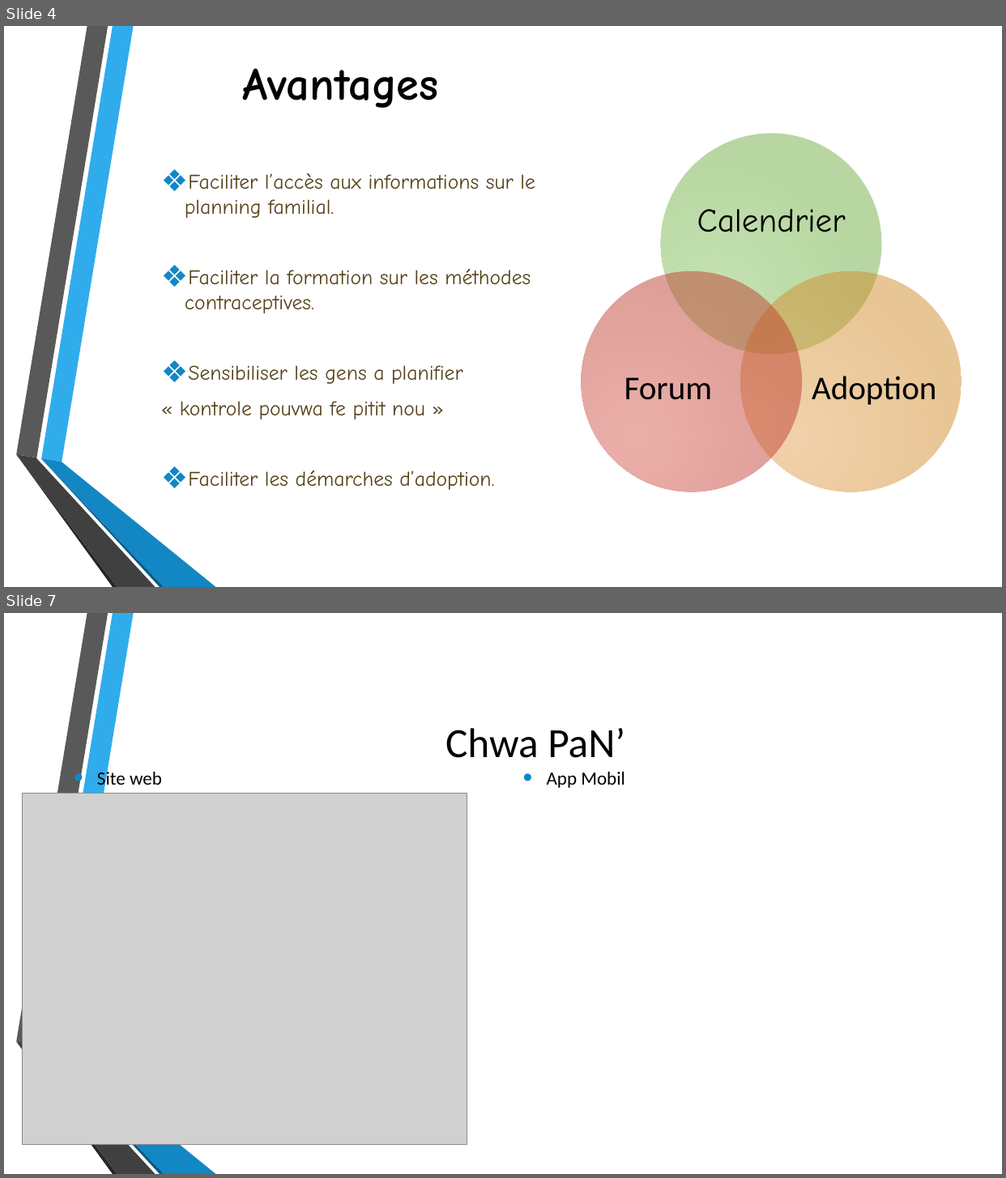
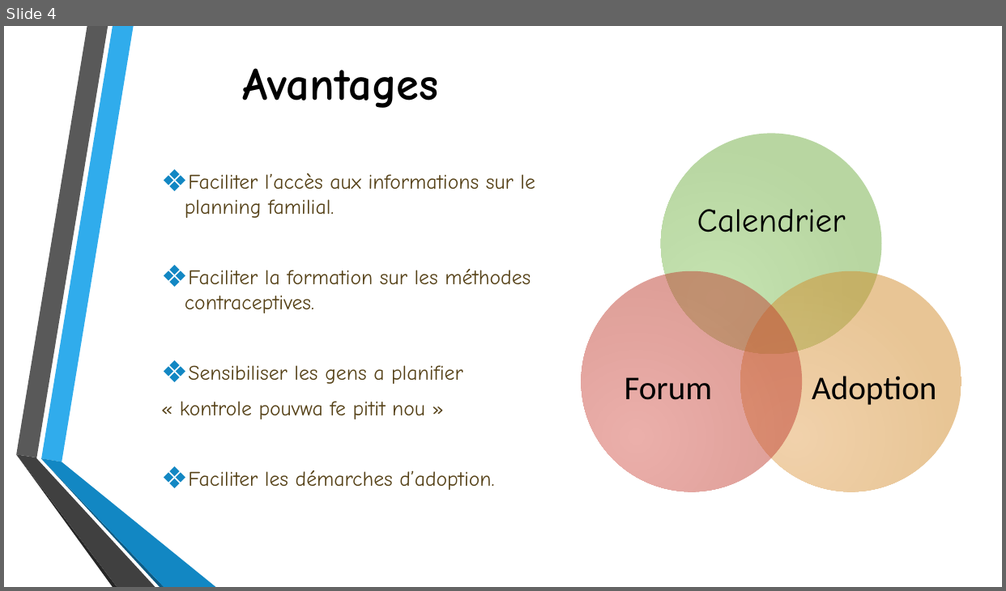
Before and after one commit to LysAMa/womenHackathon, a slide deck: Presentation/Chwa PaN’ - presentation2.pptx. Shown one above the other, each under a label of ours: slides 4 and 7 before the commit, slide 4 after it; the slides between them are not shown. The pictures are 1006x1178 and 1006x591 pixels, drawn with LibreOffice and Linux fonts; fonts in the diff are those of the drawing; grey boxes stand for pictures; background and template pictures are left out. Boxes give left, top, right and bottom in pixels: in the first picture for what was removed or moved away, otherwise in the second. Text is boxed around its words. In the diff, an @@ line names an element or a change of style, - is before the commit and + after.

```diff
--- a/Presentation/Chwa PaN’ - presentation2.pptx
+++ b/Presentation/Chwa PaN’ - presentation2.pptx
@@ slide 7 removed at (4,613,1002,1174), background picture (left out); not listed: 6 template elements that a slide beside it also shows @@
@@ title removed at (445,728,625,758) @@
-Chwa PaN’
@@ text removed at (97,769,162,790) @@
-• Site web
@@ text removed at (547,772,625,788) @@
-• App Mobil
@@ picture removed at (23,794,467,1145) @@
```
Also in this commit, not shown: 7 slides changed, 3 slides added, 3 other slides removed.
